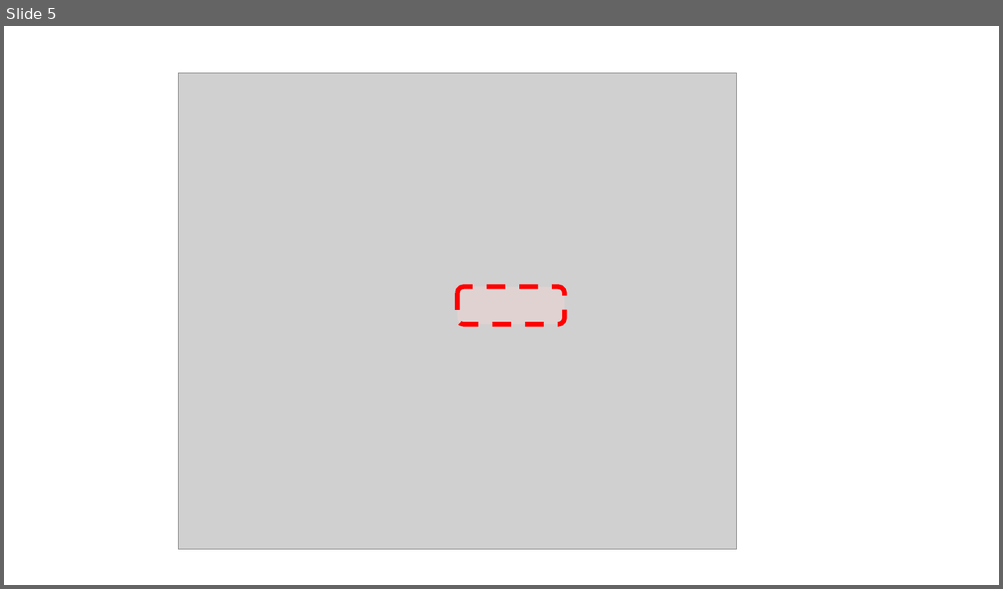
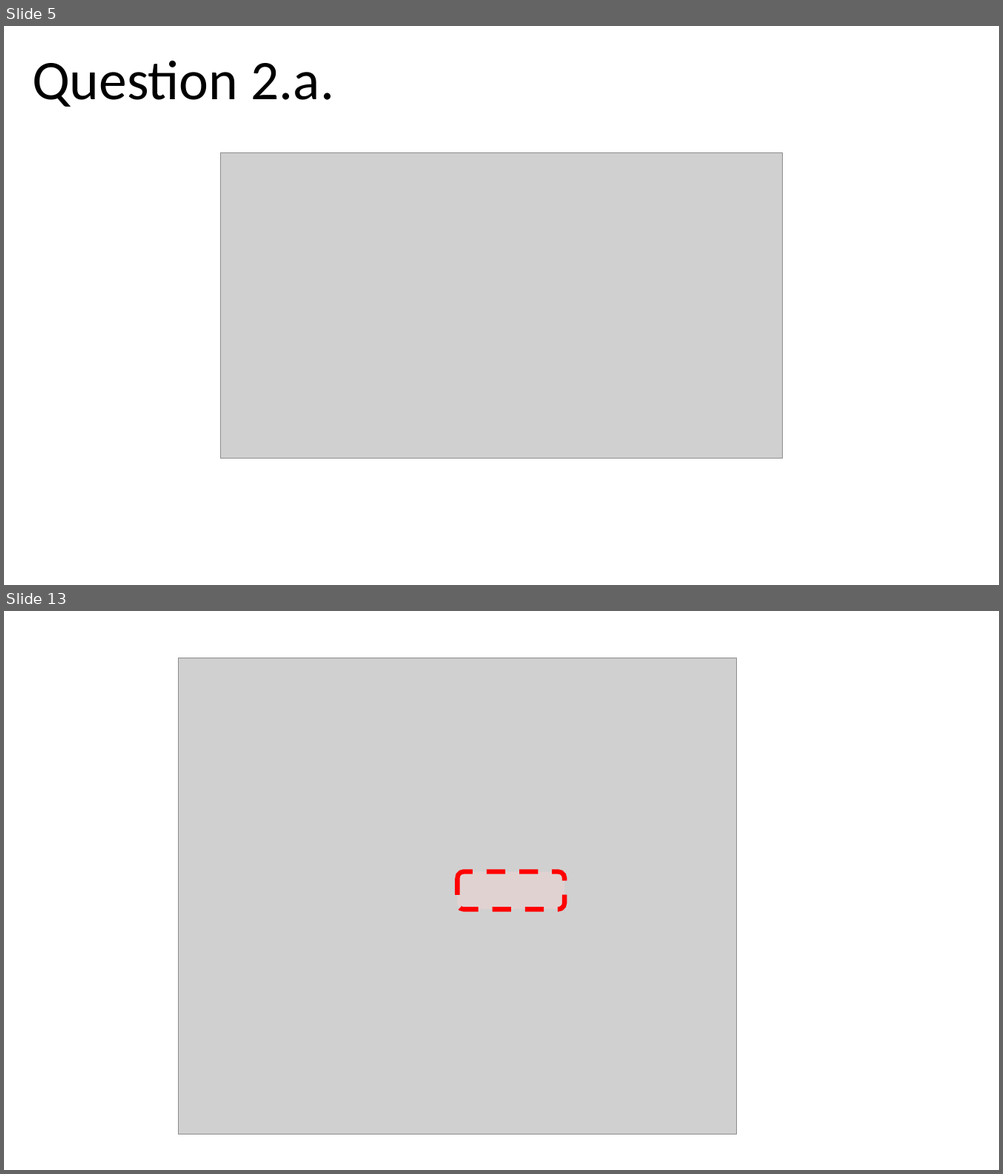
Before and after one commit to chris-s-bowden/page-test, a slide deck: img_edits.pptm. Shown one above the other, each under a label of ours: slide 5 before the commit, slides 5 and 13 after it; the slides between them are not shown. The pictures are 1003x589 and 1003x1174 pixels, drawn with LibreOffice and Linux fonts; fonts in the diff are those of the drawing; grey boxes stand for pictures. Boxes give left, top, right and bottom in pixels: in the first picture for what was removed or moved away, otherwise in the second. Text is boxed around its words. In the diff, an @@ line names an element or a change of style, - is before the commit and + after.

```diff
--- a/img_edits.pptm
+++ b/img_edits.pptm
@@ slide 5 added at bbox=[4, 26, 999, 585], background #FFFFFF @@
@@ text added at bbox=[32, 60, 335, 107], 54 pt, text #000000 @@
+Question 2.a.
@@ picture added at bbox=[221, 153, 782, 459] @@
@@ what was slide 5 is now slide 13 @@
```
Also in this commit, not shown: 1 slide changed, 9 other slides added, 2 slides removed, 45 other files.
